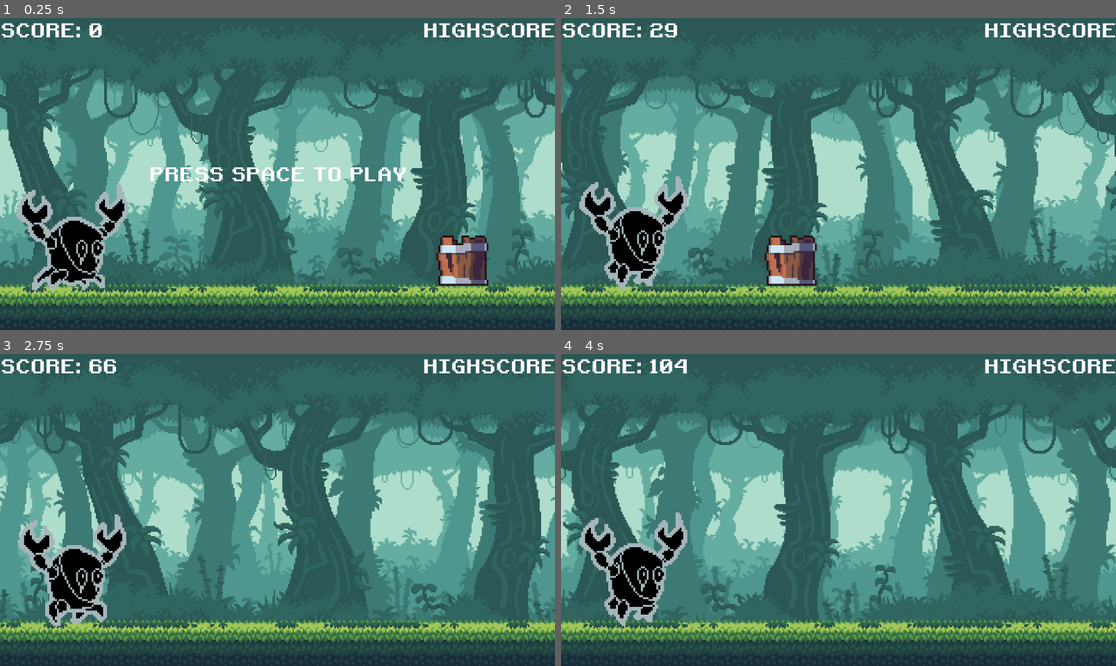
Above: before the commit, frames 1-4 (two rows, left to right).
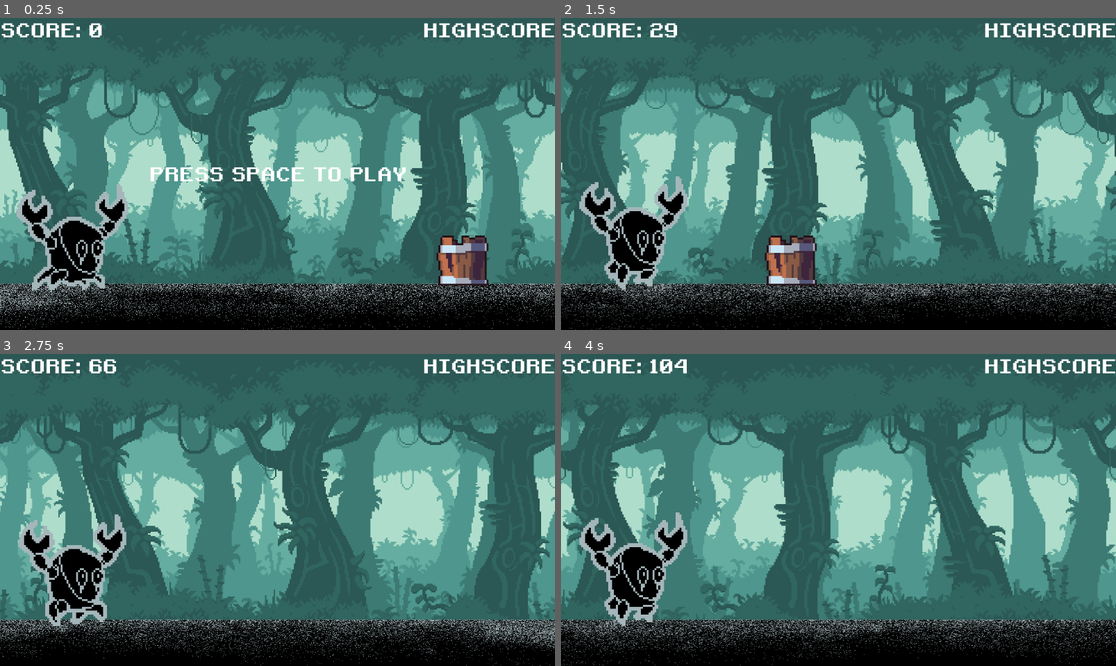
Above: after the commit, the same moments.

Repository: DdeHoog/bit-crab-beat
Game: Godot game, scene res://scenes/main.tscn
The game is run twice, just before and just after one commit, with the same random seed, the same clock (stepped at 60 frames per second) and the same inputs. Sound files missing from this copy of the repository are replaced by a short silence.
Inputs:
- Up to frame 1 (0.25 s): no input
- Up to frame 2 (1.5 s): tap Space (Jump) at 0.5, 0.77 s
- Up to frame 3 (2.75 s): tap Space (Jump) at 1.52 s; hold S (Down) from 2.03 s (still down)
- Up to frame 4 (4 s): release S (Down) at 2.78 s; tap Space (Jump) at 3.02, 3.77 s

The runs differ from the first frame. In frame 1, 14% of the frame differs, in the area x 0-100%, y 85-100%; in frame 2, 14%; in frame 3, 15%; in frame 4, 15%.

Commit message:
replaced ground scene with proper asset
Asset needs some adjustment for the infinite scroll or more ground is needed

Diff:
--- a/scenes/crab.tscn
+++ b/scenes/crab.tscn
@@ -92,17 +92,16 @@
 texture_filter = 1
 scale = Vector2(0.5, 0.5)
 sprite_frames = SubResource("SpriteFrames_q4iun")
-animation = &"Duck"
+animation = &"Idle"
 autoplay = "Idle"
+frame_progress = 0.0404472
 
 [node name="RunCol" type="CollisionShape2D" parent="."]
-visible = false
 visibility_layer = 2
 position = Vector2(0.375, 4.375)
 shape = SubResource("CapsuleShape2D_83q5x")
 
 [node name="DuckCol" type="CollisionShape2D" parent="."]
-visible = false
 position = Vector2(0.5, 4.375)
 shape = SubResource("CapsuleShape2D_rftv6")
 
--- a/scenes/ground.tscn
+++ b/scenes/ground.tscn
@@ -1,6 +1,6 @@
 [gd_scene load_steps=3 format=3 uid="uid://0hq8euhl8fk1"]
 
-[ext_resource type="Texture2D" uid="uid://c1oqrqxusukd2" path="res://assets/img/background/ground.png" id="1_pybca"]
+[ext_resource type="Texture2D" uid="uid://ccpx1nhxj35g1" path="res://assets/img/background/Ground extended v1.png" id="1_pybca"]
 
 [sub_resource type="RectangleShape2D" id="RectangleShape2D_mi8v4"]
 size = Vector2(2304, 96)
Renamed: assets/img/Adhan/Ground extended v1.png -> assets/img/background/Ground extended v1.png
Not shown, added: assets/img/background/Ground extended v1.png.import
